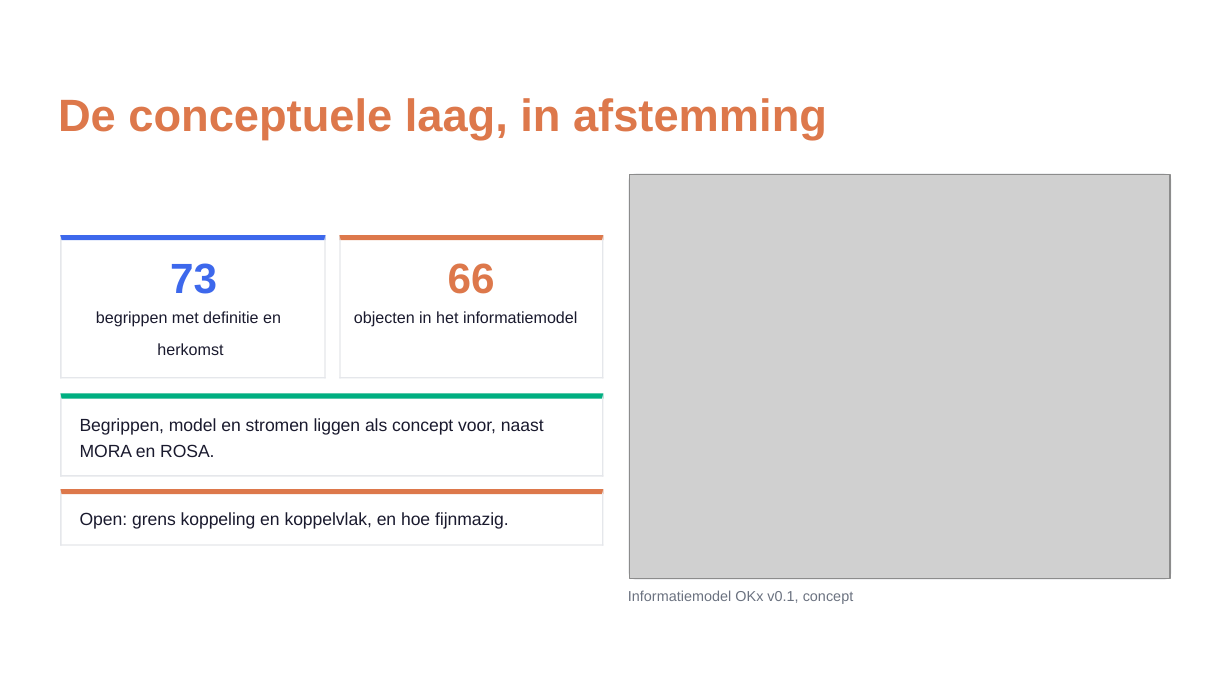
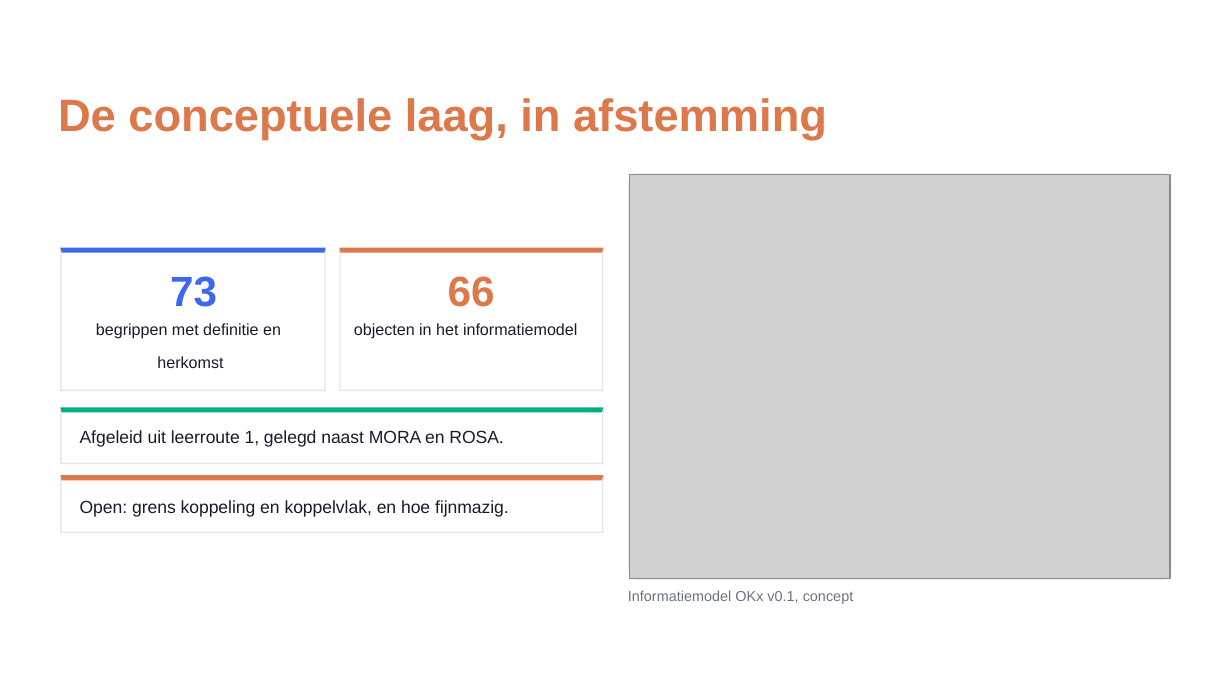
Before and after one commit to Npuls-OKx/meta, a slide deck: slide 5 of presentaties/export/260929_werkgroep_okx_voortgang/260929_werkgroep_okx_voortgang.pptx (slide 4 before the commit). Drawn at 1232x694 pixels with LibreOffice and Linux fonts; fonts in the diff are those of the drawing; grey boxes stand for pictures; background and template pictures are left out. Boxes give left, top, right and bottom in pixels: in the first picture for what was removed or moved away, otherwise in the second. Text is boxed around its words. In the diff, an @@ line names an element or a change of style, - is before the commit and + after.

```diff
--- a/presentaties/export/260929_werkgroep_okx_voortgang/260929_werkgroep_okx_voortgang.pptx
+++ b/presentaties/export/260929_werkgroep_okx_voortgang/260929_werkgroep_okx_voortgang.pptx
@@ 8 freeform shapes: place and size @@
-8 freeform shapes at [60, 235, 603, 379]
+8 freeform shapes at [60, 247, 603, 391]
@@ freeform shape: place and size @@
-freeform shape at [60, 393, 603, 477]
+freeform shape at [60, 407, 603, 463]
@@ freeform shape: place and size @@
-freeform shape at [60, 393, 62, 477]
+freeform shape at [60, 407, 62, 463]
@@ text removed at [80, 418, 544, 435] @@
-Begrippen, model en stromen liggen als concept voor, naast
@@ 5 texts, 3 freeform shapes: place and size @@
-5 texts, 3 freeform shapes at [60, 263, 603, 398]
+5 texts, 3 freeform shapes at [60, 276, 603, 411]
@@ freeform shape: place and size @@
-freeform shape at [602, 393, 603, 477]
+freeform shape at [602, 407, 603, 463]
@@ text removed at [80, 444, 214, 457] @@
-MORA en ROSA.
@@ text added at [80, 430, 503, 447], 10.5 pt, text #1A1A2E @@
+Afgeleid uit leerroute 1, gelegd naast MORA en ROSA.
@@ 5 freeform shapes: place and size @@
-5 freeform shapes at [60, 475, 603, 545]
+5 freeform shapes at [60, 462, 603, 533]
@@ text "Open: grens koppeling en koppelvlak, ...": place and size @@
-text "Open: grens koppeling en koppelvlak, ..." at [80, 512, 509, 529]
+text "Open: grens koppeling en koppelvlak, ..." at [80, 500, 509, 517]
@@ freeform shape: place and size @@
-freeform shape at [60, 544, 603, 545]
+freeform shape at [60, 532, 603, 533]
```
Also in this commit, not shown: 1 other slide changed, 3 slides added, 1 slide removed, 3 other files.
